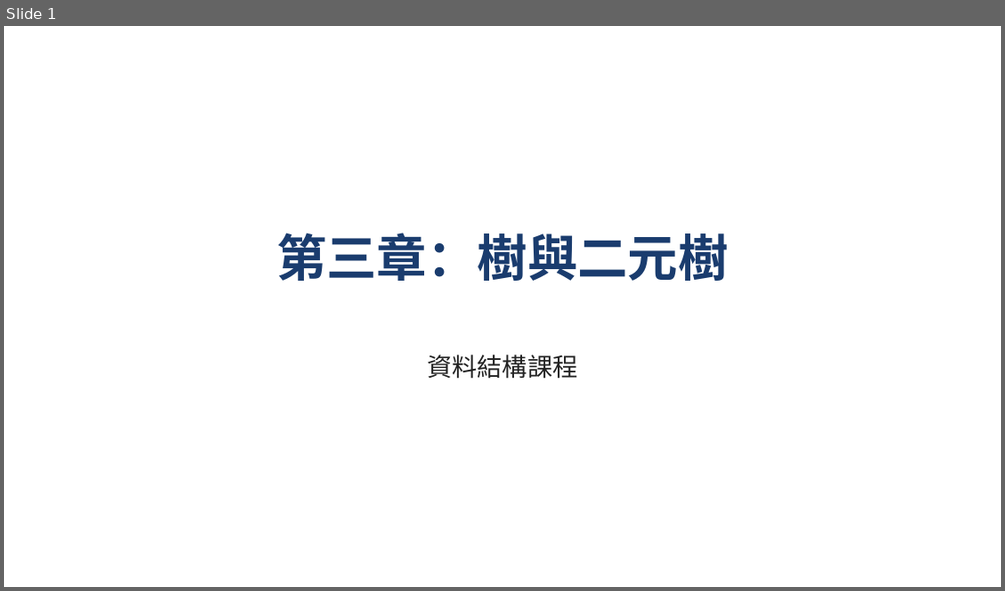
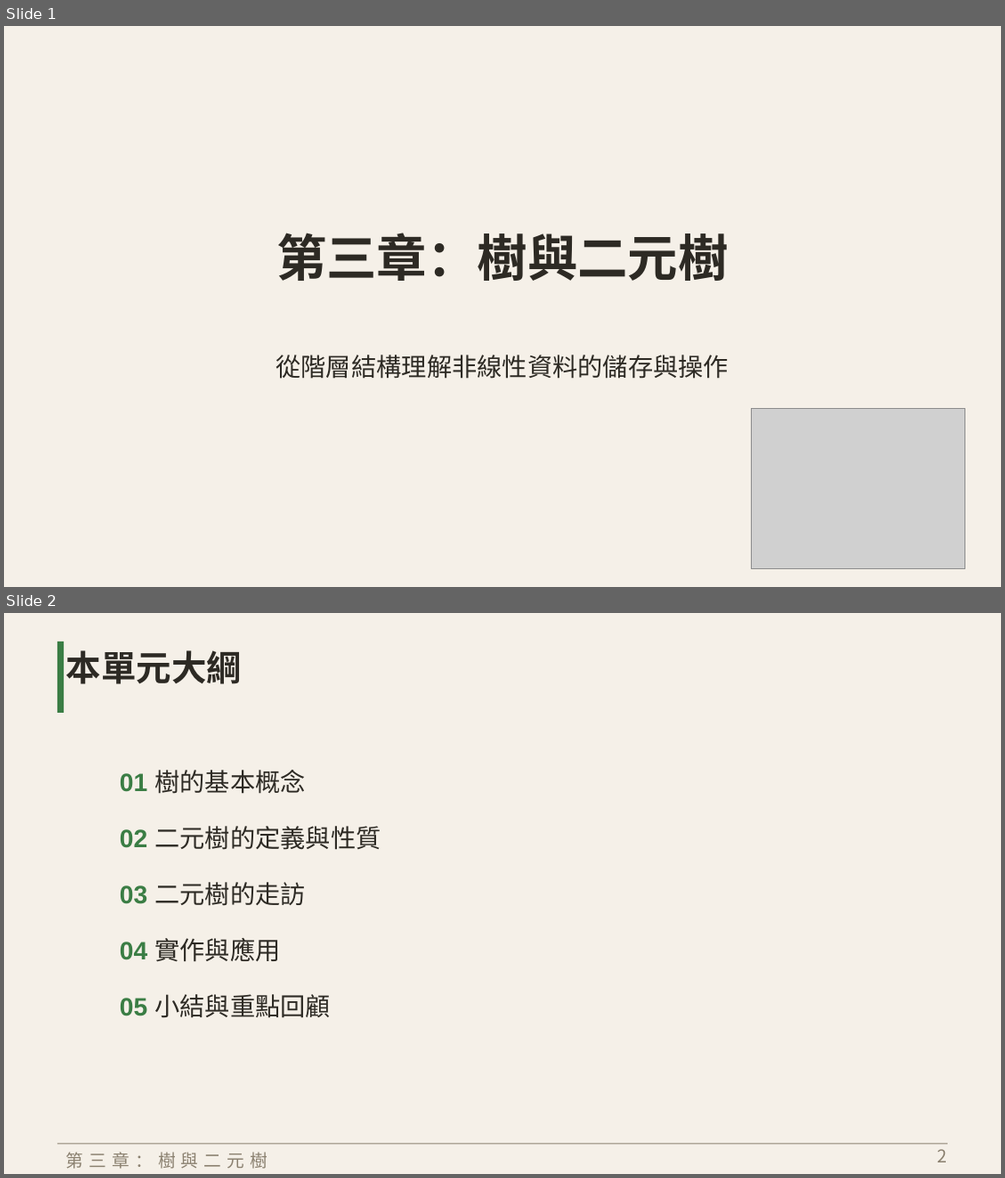
Before and after one commit to FantasySakura0515/ODForge, a slide deck: odforge/demo/tree.odp. Shown one above the other, each under a label of ours: slide 1 before the commit, slides 1 and 2 after it. The pictures are 1005x591 and 1005x1178 pixels, drawn with LibreOffice and Linux fonts; fonts in the diff are those of the drawing; grey boxes stand for pictures. Boxes give left, top, right and bottom in pixels: in the first picture for what was removed or moved away, otherwise in the second. Text is boxed around its words. In the diff, an @@ line names an element or a change of style, - is before the commit and + after.

```diff
--- a/odforge/demo/tree.odp
+++ b/odforge/demo/tree.odp
@@ slide 2 added at [4,613,1001,1174], background #F5F0E8 @@
@@ rectangle added at [57,641,64,713], fill #3A7D44 @@
@@ text added at [66,650,242,684], 28 pt, text #2D2A24, bold @@
+本單元大綱
@@ text added at [120,770,380,1018], 20 pt, text #2D2A24 @@
+01 樹的基本概念
+02 二元樹的定義與性質
+03 二元樹的走訪
+04 實作與應用
+05 小結與重點回顧
@@ line added from (57, 1144) to (947, 1144), #8B8170 0.74 pt @@
@@ text added at [66,1151,267,1168], 14 pt, text #8B8170 @@
+第三章：樹與二元樹
@@ page number added at [938,1149,947,1162], 14 pt, text #8B8170 @@
+2
@@ slide 1 changed as well @@
@@ background #FFFFFF to #F5F0E8 @@
@@ text "第三章：樹與二元樹" at [276,232,728,281]: text colour #1A3C6E to #2D2A24 @@
@@ text at [275,354,728,378]: text changed; text colour #222222 to #2D2A24 @@
-資料結構課程
+從階層結構理解非線性資料的儲存與操作
@@ picture added at [752,409,965,569] @@
```
Also in this commit, not shown: 3 other slides changed, 14 other slides added, 11 slides removed, 1 other file.
